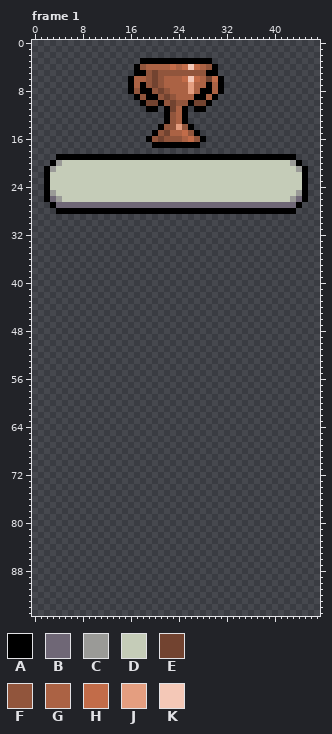
Pixel-art file, stored at Construction/Throphy.aseprite. The first picture shows the starting point.
48x96 pixels, 33 frames. Shown: frame 1. The commit also changed other frames, which this record leaves out.
Palette (. is transparent): A #000000  B #6f6776  C #9a9a97  D #c5ccb8  E #724330  F #91553c  G #ab6244  H #c26c49  J #e49e80  K #f4c8b7
After the commit:
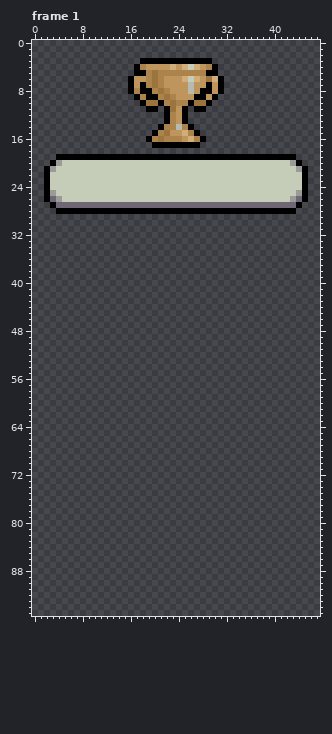
Change:
layer "Bronze_Deaths" added
layer "Bronze_Find DLC" added
layer "Silver_Survivor" added
layer "Gold_Cat" added
layer "Bronze" removed
Colour E changes from #724330 to #9c753e.
Colour F changes from #91553c to #ab834b.
Colour G changes from #ab6244 to #be955c.
Colour H changes from #c26c49 to #d1ad7a.
Colour J changes from #e49e80 to #b6baaf.
Frame 1, layer "Gold_Cat":
Colour K gives way to colour D in row 4 at x 26; in row 6 at x 26.
